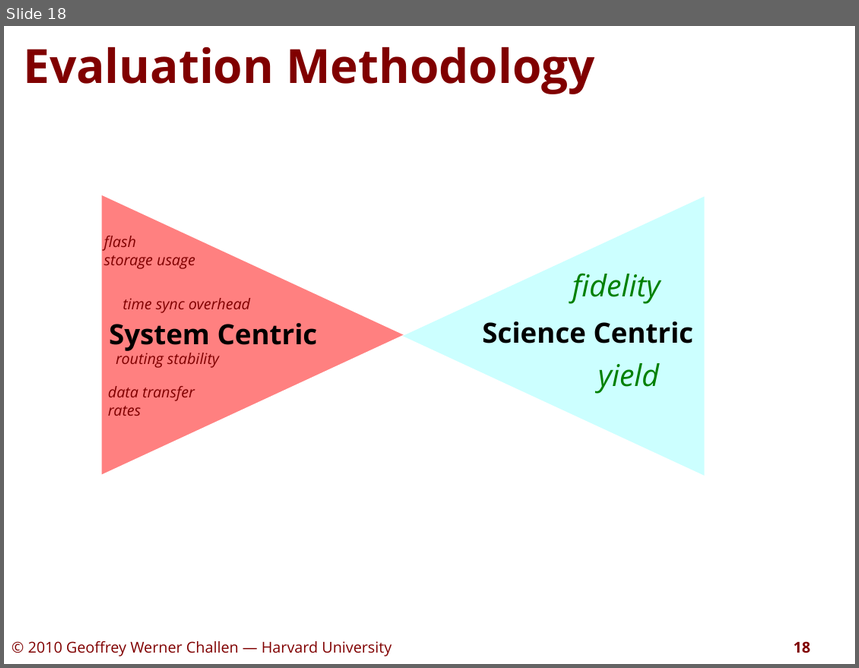
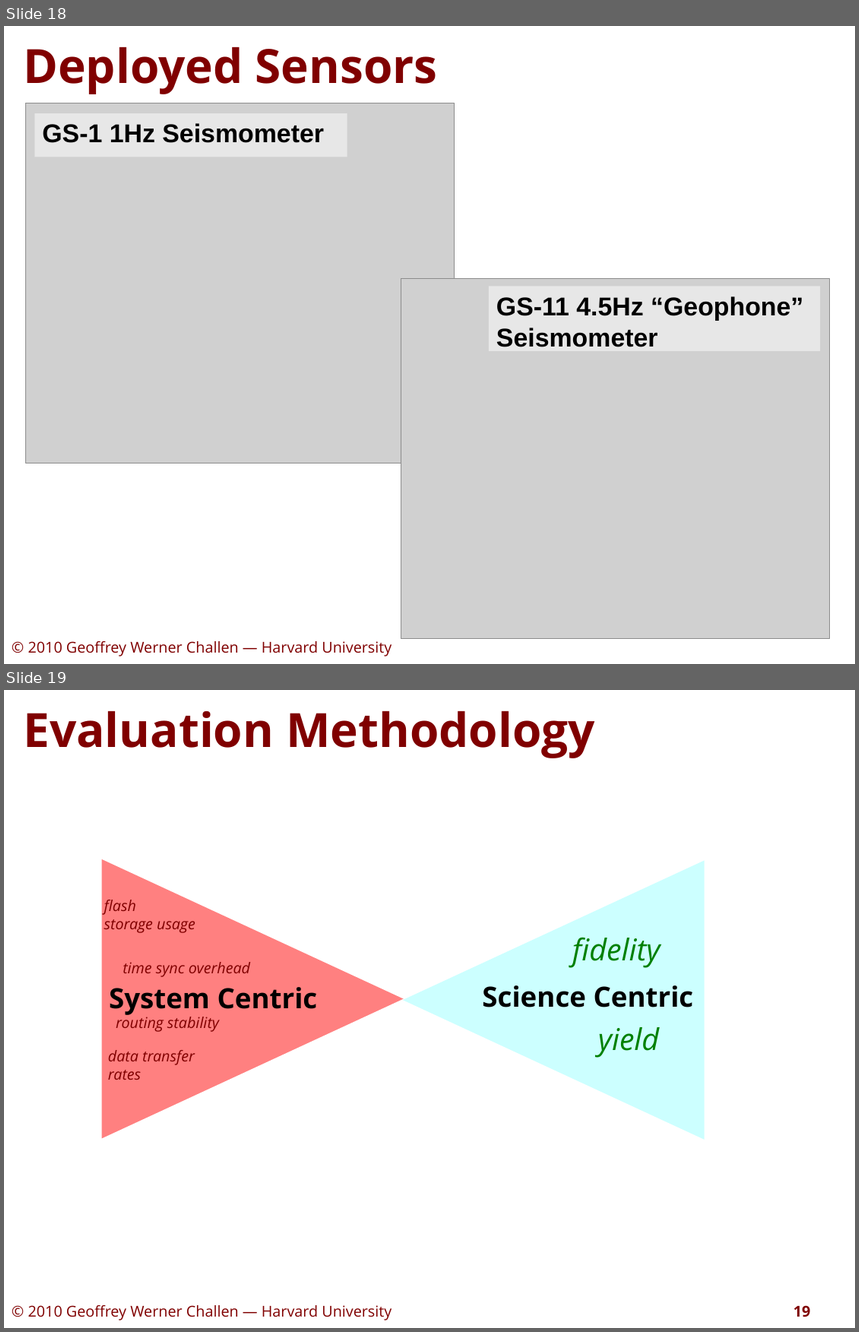
Before and after one commit to gchallen/thesis, a slide deck: talk/intro.odp. Shown one above the other, each under a label of ours: slide 18 before the commit, slides 18 and 19 after it. The pictures are 859x668 and 859x1332 pixels, drawn with LibreOffice and Linux fonts; fonts in the diff are those of the drawing; grey boxes stand for pictures. Boxes give left, top, right and bottom in pixels: in the first picture for what was removed or moved away, otherwise in the second. Text is boxed around its words. In the diff, an @@ line names an element or a change of style, - is before the commit and + after.

```diff
--- a/talk/intro.odp
+++ b/talk/intro.odp
@@ slide 18 added at box(4, 26, 855, 664), background #FFFFFF; not listed: 1 template element that a slide beside it also shows @@
@@ title added at box(23, 47, 438, 94), 44 pt, text #800000, bold @@
+Deployed Sensors
@@ picture added at box(25, 104, 455, 464) @@
@@ rectangle added at box(35, 113, 348, 157), fill #FFFFFF at 50% opacity, 24 pt, text #000000, bold @@
+GS-1 1Hz Seismometer
@@ picture added at box(401, 278, 830, 639) @@
@@ rectangle added at box(489, 287, 820, 351), fill #FFFFFF at 50% opacity, 24 pt, text #000000, bold @@
+GS-11 4.5Hz “Geophone” Seismometer
@@ what was slide 18 is now slide 19 @@
@@ page number at box(794, 1306, 811, 1318): text changed @@
-18
+19
```
Also in this commit, not shown: 1 slide changed, 1 other file.
